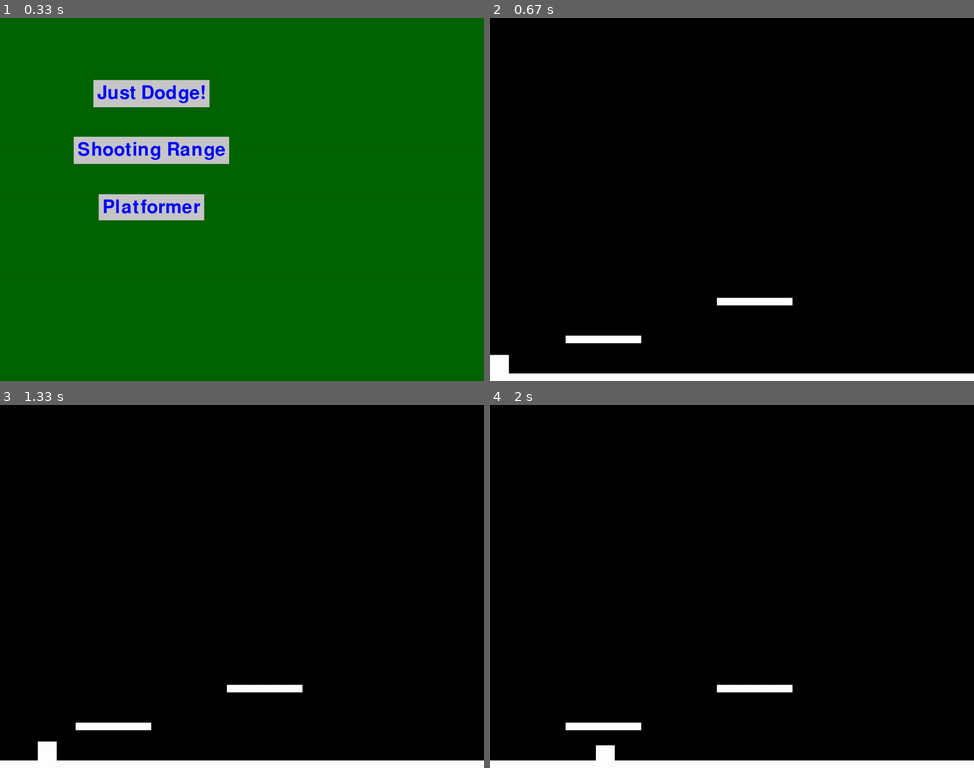
Above: before the commit, frames 1-4 (two rows, left to right).
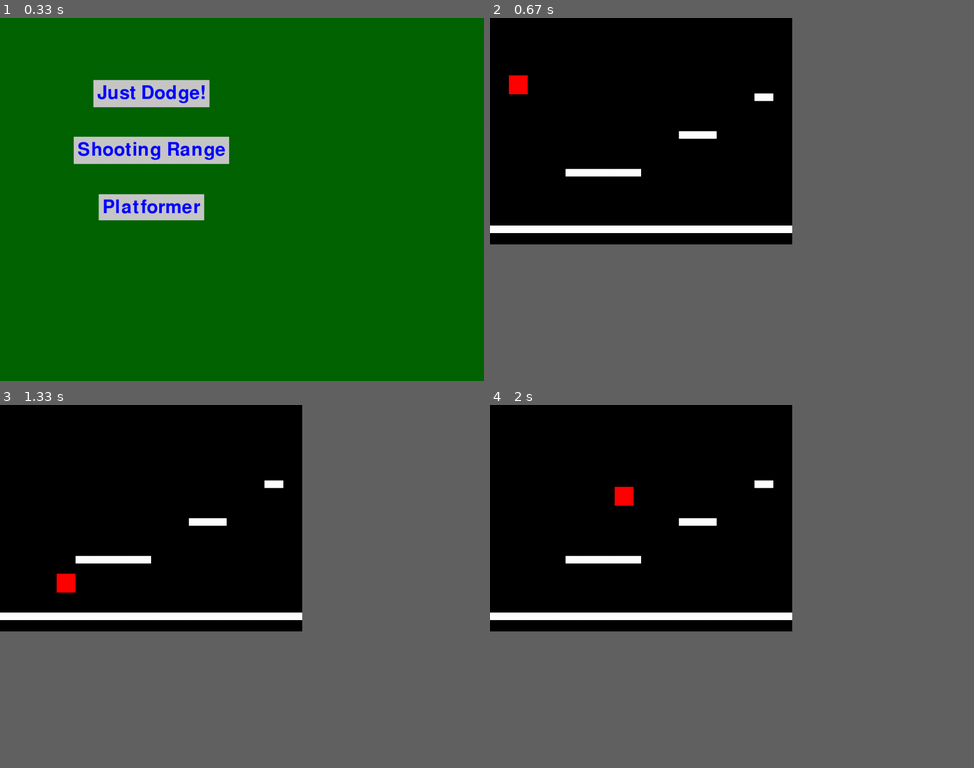
Above: after the commit, the same moments.

Repository: limboden/pygame-playground
Game: pygame game, started from 2DGame.py
Two runs of this game, one before a commit and one after it. Both use one fixed random seed, a clock stepped at 60 frames per second and the inputs below.
Inputs:
- Up to frame 1 (0.33 s): no input
- Up to frame 2 (0.67 s): click "Platformer" at 0.38 s
- Up to frame 3 (1.33 s): tap Space at 0.67, 1.07 s; hold D from 1 s (still down)
- Up to frame 4 (2 s): tap Space at 1.37, 1.57, 1.87 s; release D at 1.47 s; hold D 1.5-1.97 s
In frame 2 the window is 900x675 before the commit and 562x421 after it. Grey fills any space a smaller window leaves; there, only what the larger window draws over its background counts as a difference.

Frame 1 is identical in both runs. In frame 2, 5.1% of the frame differs, in the area x 0-100%, y 15-100%; in frame 3, 5.1%, in the area x 0-100%, y 20-100%; in frame 4, 5.1%.

Commit message:
finished the platformer
could still add a lot more stuff, but this is what it is for now! pretty happy with it

Diff:
--- a/2DGame.py
+++ b/2DGame.py
@@ -552,33 +552,26 @@
 
 def platformer():
 
-    # Initialize Pygame
+    gravity = 0.75
+    jump_height = 20
+
+    # Player Properties
+    player_size = 50
+    player_pos = [50, 50]
+    player_vel = [0, 0]
+    is_jumping = False
+
+    # Platform Properties
+    platforms = [
+        {"x": 0, "y": 550, "w": 800, "h": 20},
+        {"x": 200, "y": 400, "w": 200, "h": 20},
+        {"x": 500, "y": 300, "w": 100, "h": 20},
+        {"x": 700, "y": 200, "w": 50, "h": 20},
+    ]
+
+    # Pygame Initialization
     pygame.init()
-
-    # Set up some constants
-    WIDTH, HEIGHT = 1280, 960
-    SPEED = 5
-    GRAVITY = 1
-
-    # Set up some variables
-    x, y = 0, HEIGHT - 50
-    jumping = False
-    on_platform = True
-    jump_speed = 20
-    vertical_acceleration = 0
-
-    # Set up the display
-    screen = pygame.display.set_mode((WIDTH, HEIGHT))
-
-    # Set up the square
-    square = pygame.Rect(x, y, 50, 50)
-
-    # Set up the platforms
-    platforms = [pygame.Rect(0, HEIGHT - 20, WIDTH, 20),  # floor
-                 pygame.Rect(200, HEIGHT - 120, 200, 20),  # platform
-                 pygame.Rect(600, HEIGHT - 220, 200, 20),  # platform
-                 ]
-
+    screen = pygame.display.set_mode((800, 600))
     clock = pygame.time.Clock()
 
     while True:
@@ -586,58 +579,48 @@
             if event.type == pygame.QUIT:
                 pygame.quit()
                 sys.exit()
-
-        # Get the pressed keys
+            if event.type == pygame.KEYDOWN:
+                if event.key == pygame.K_SPACE and not is_jumping:
+                    player_vel[1] -= jump_height
+                    is_jumping = True
+
+        # Move Player
         keys = pygame.key.get_pressed()
-
-        # Move the square
         if keys[pygame.K_a]:
-            square.x -= SPEED
+            player_pos[0] -= 5
         if keys[pygame.K_d]:
-            square.x += SPEED
-
-        # Jump
-        if (keys[pygame.K_w] or keys[pygame.K_SPACE]) and on_platform:
-            on_platform = False
-            vertical_acceleration = (-1) * jump_speed
-
-        # Apply gravity
-        if not on_platform:
-            square.y += vertical_acceleration
-            vertical_acceleration += GRAVITY
-
-
-        # Check for collisions with platforms
+            player_pos[0] += 5
+
+        player_pos[1] += player_vel[1]
+
+        # Apply Gravity
+        player_vel[1] += gravity
+
+        # Collision with Platforms
         for platform in platforms:
-            if square.colliderect(platform):
-                if square.bottom >= platform.bottom:
-                    square.bottom = platform.top
-                    on_platform = True
-                    vertical_acceleration = 0
-                    print("touching!")
-                else:
-                    on_platform = False
-                    print("not touching!")
-            else:
-                print("not touching")
-                on_platform = False
-
-
-
-        # Stop the square from going off the edge
-        if square.x < 0:
-            square.x = 0
-        if square.x > WIDTH - square.width:
-            square.x = WIDTH - square.width
-
-        # Draw everything
+            if (player_pos[1] + player_size > platform["y"] and
+                player_pos[1] < platform["y"] + platform["h"] and
+                player_pos[0] + player_size > platform["x"] and
+                player_pos[0] < platform["x"] + platform["w"]):
+                player_pos[1] = platform["y"] - player_size
+                player_vel[1] = 0
+                is_jumping = False
+
+        # Keep Player on Screen
+        if player_pos[1] > screen.get_height() - player_size:
+            player_pos[1] = screen.get_height() - player_size
+            player_vel[1] = 0
+
+        # Draw Everything
         screen.fill((0, 0, 0))
-        pygame.draw.rect(screen, (255, 255, 255), square)
+        pygame.draw.rect(screen, (255, 0, 0), (player_pos[0], player_pos[1], player_size, player_size))
+
         for platform in platforms:
-            pygame.draw.rect(screen, (255, 255, 255), platform)
+            pygame.draw.rect(screen, (255, 255, 255), (platform["x"], platform["y"], platform["w"], platform["h"]))
+
         pygame.display.flip()
 
-        # Cap the frame rate
+        # Cap at 60 FPS
         clock.tick(60)
 
 
--- /dev/null
+++ b/test.py
@@ -0,0 +1,74 @@
+import pygame
+import sys
+
+# Game Variables
+gravity = 0.75
+jump_height = 20
+
+# Player Properties
+player_size = 50
+player_pos = [50, 50]
+player_vel = [0, 0]
+is_jumping = False
+
+# Platform Properties
+platforms = [
+    {"x": 0, "y": 550, "w": 800, "h": 50},
+    {"x": 200, "y": 400, "w": 200, "h": 50},
+    {"x": 500, "y": 300, "w": 100, "h": 50},
+    {"x": 700, "y": 200, "w": 50, "h": 50},
+]
+
+# Pygame Initialization
+pygame.init()
+screen = pygame.display.set_mode((800, 600))
+clock = pygame.time.Clock()
+
+while True:
+    for event in pygame.event.get():
+        if event.type == pygame.QUIT:
+            pygame.quit()
+            sys.exit()
+        if event.type == pygame.KEYDOWN:
+            if event.key == pygame.K_SPACE and not is_jumping:
+                player_vel[1] -= jump_height
+                is_jumping = True
+
+    # Move Player
+    keys = pygame.key.get_pressed()
+    if keys[pygame.K_a]:
+        player_pos[0] -= 5
+    if keys[pygame.K_d]:
+        player_pos[0] += 5
+
+    player_pos[1] += player_vel[1]
+
+    # Apply Gravity
+    player_vel[1] += gravity
+
+    # Collision with Platforms
+    for platform in platforms:
+        if (player_pos[1] + player_size > platform["y"] and
+            player_pos[1] < platform["y"] + platform["h"] and
+            player_pos[0] + player_size > platform["x"] and
+            player_pos[0] < platform["x"] + platform["w"]):
+            player_pos[1] = platform["y"] - player_size
+            player_vel[1] = 0
+            is_jumping = False
+
+    # Keep Player on Screen
+    if player_pos[1] > screen.get_height() - player_size:
+        player_pos[1] = screen.get_height() - player_size
+        player_vel[1] = 0
+
+    # Draw Everything
+    screen.fill((0, 0, 0))
+    pygame.draw.rect(screen, (255, 0, 0), (player_pos[0], player_pos[1], player_size, player_size))
+
+    for platform in platforms:
+        pygame.draw.rect(screen, (255, 255, 255), (platform["x"], platform["y"], platform["w"], platform["h"]))
+
+    pygame.display.flip()
+
+    # Cap at 60 FPS
+    clock.tick(60)
